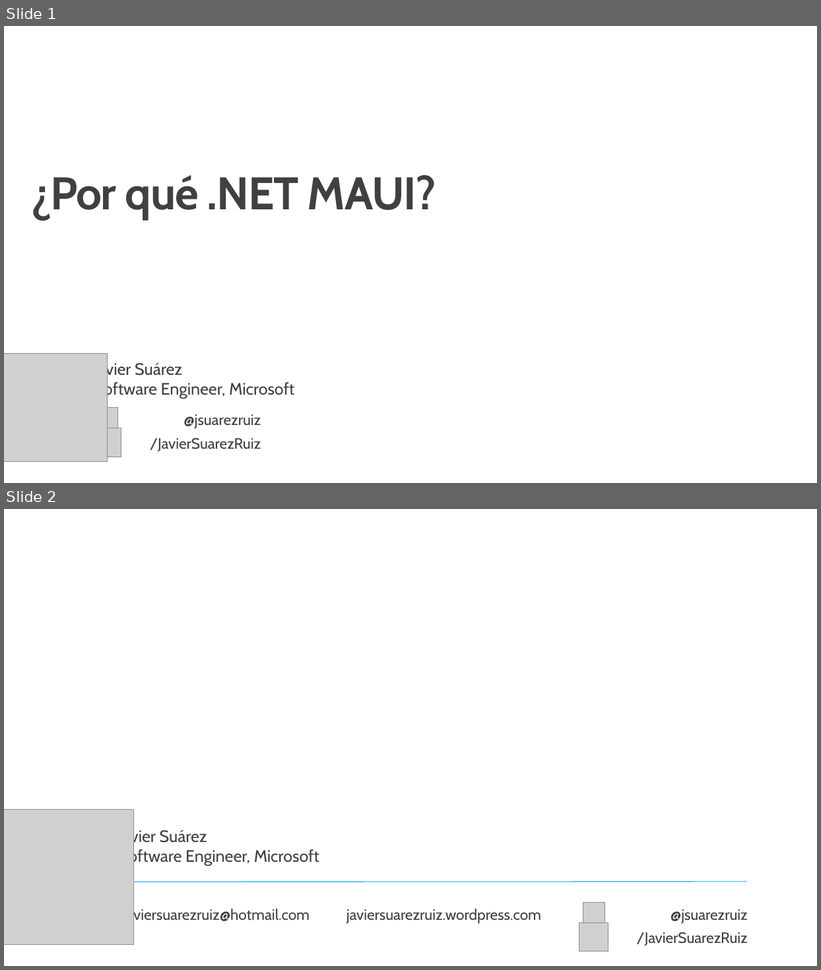
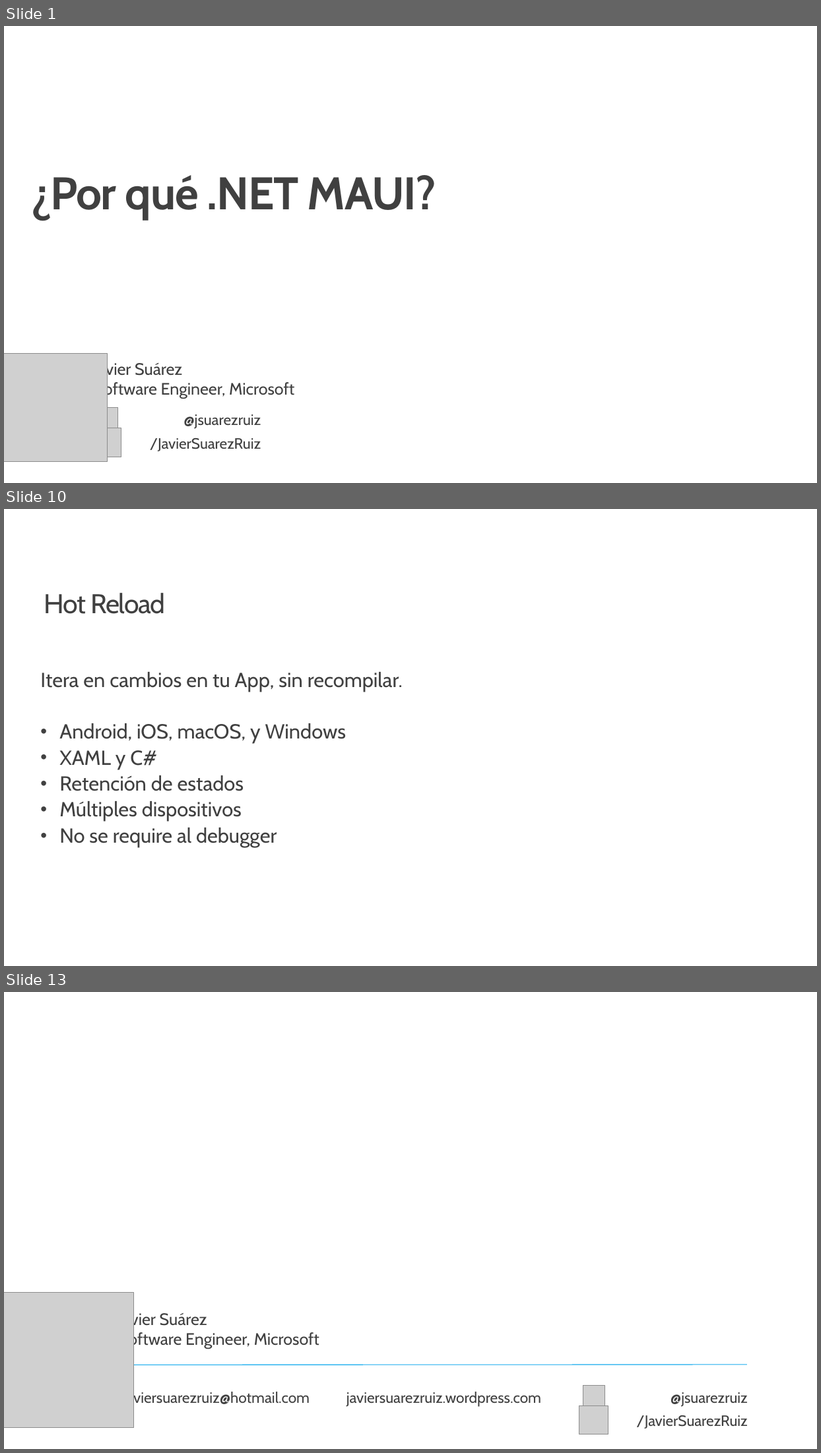
Before and after one commit to jsuarezruiz/taller-dotnet-maui, a slide deck: Bloque 1 - Introducción al desarrollo multiplataforma con .NET MAUI/Taller2 - Por qué .NET MAUI.pptx. Shown one above the other, each under a label of ours: slides 1 and 2 before the commit, slides 1, 10 and 13 after it; the slides between them are not shown. The pictures are 821x970 and 821x1453 pixels, drawn with LibreOffice and Linux fonts; fonts in the diff are those of the drawing; grey boxes stand for pictures; background and template pictures are left out. Boxes give left, top, right and bottom in pixels: in the first picture for what was removed or moved away, otherwise in the second. Text is boxed around its words. In the diff, an @@ line names an element or a change of style, - is before the commit and + after.

```diff
--- a/Bloque 1 - Introducción al desarrollo multiplataforma con .NET MAUI/Taller2 - Por qué .NET MAUI.pptx
+++ b/Bloque 1 - Introducción al desarrollo multiplataforma con .NET MAUI/Taller2 - Por qué .NET MAUI.pptx
@@ slide 10 added at (4, 509, 817, 966), background #FFFFFF @@
@@ title added at (44, 593, 165, 614), 32 pt, text #404040 @@
+Hot Reload
@@ text added at (40, 672, 403, 848), 24 pt, text #404040 @@
+Itera en cambios en tu App, sin recompilar.
+• Android, iOS, macOS, y Windows
+• XAML y C#
+• Retención de estados
+• Múltiples dispositivos
+• No se require al debugger
@@ what was slide 2 is now slide 13 @@
```
Also in this commit, not shown: 10 other slides added, 1 other file.
